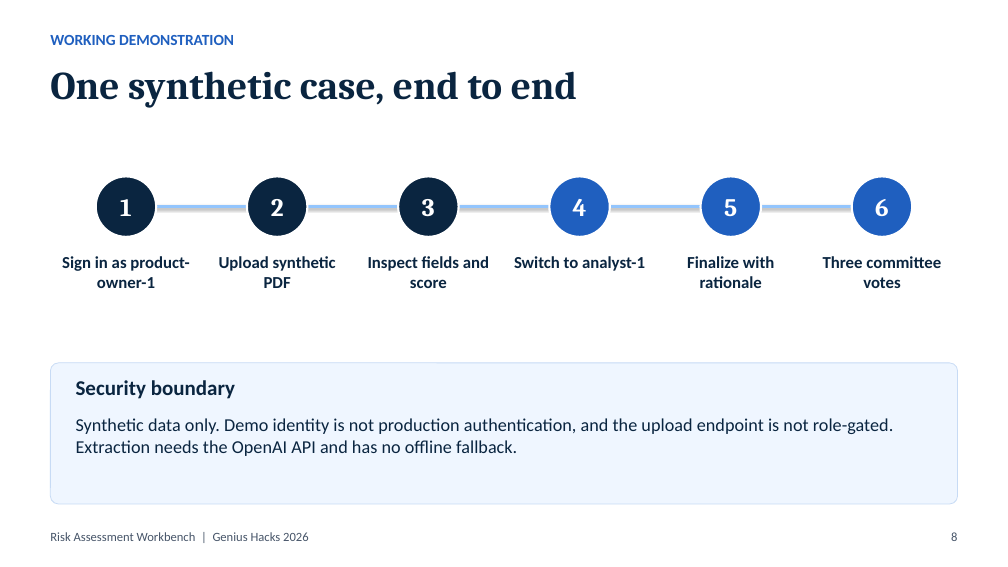
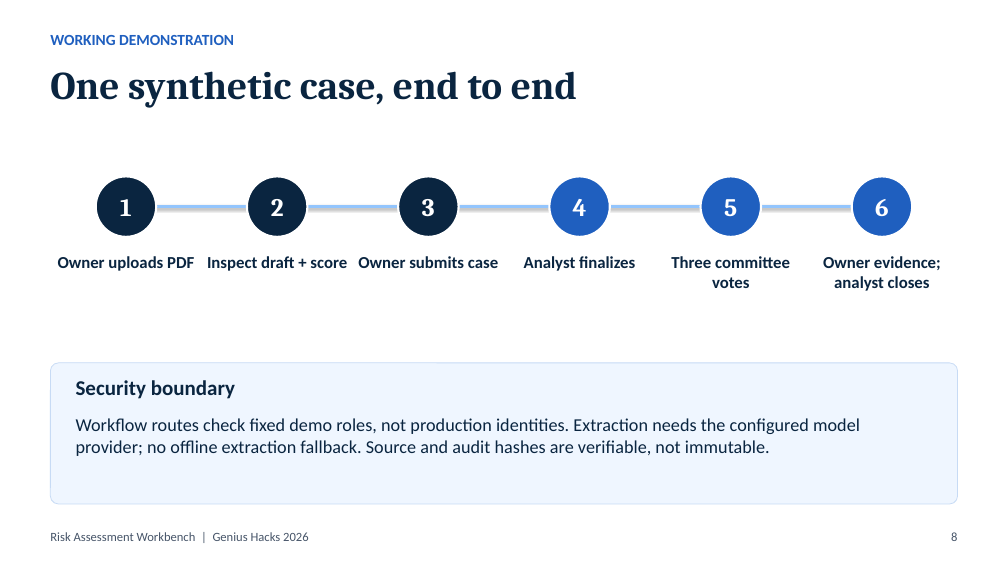
Before and after one commit to ebtenorio-myridius/geniushack3, a slide deck: slide 8 of docs/presentation/Risk_Assessment_Workbench_Genius_Hacks_2026.pptx. Drawn at 1008x567 pixels with LibreOffice and Linux fonts; fonts in the diff are those of the drawing. Boxes give left, top, right and bottom in pixels: in the first picture for what was removed or moved away, otherwise in the second. Text is boxed around its words. In the diff, an @@ line names an element or a change of style, - is before the commit and + after.

```diff
--- a/docs/presentation/Risk_Assessment_Workbench_Genius_Hacks_2026.pptx
+++ b/docs/presentation/Risk_Assessment_Workbench_Genius_Hacks_2026.pptx
@@ text at bbox=[58, 256, 194, 271]: text changed @@
-Sign in as product-owner-1
+Owner uploads PDF
@@ text at bbox=[207, 256, 347, 271]: text changed @@
-Upload synthetic PDF
+Inspect draft + score
@@ text at bbox=[358, 256, 498, 268]: text changed @@
-Inspect fields and score
+Owner submits case
@@ text at bbox=[524, 256, 635, 271]: text changed @@
-Switch to analyst-1
+Analyst finalizes
@@ text at bbox=[671, 256, 790, 288]: text changed @@
-Finalize with rationale
+Three committee votes
@@ text at bbox=[823, 256, 941, 291]: text changed @@
-Three committee votes
+Owner evidence; analyst closes
@@ text at bbox=[76, 418, 860, 456]: text changed @@
-Synthetic data only. Demo identity is not production authentication, and the upload endpoint is not role-gated. Extraction needs the OpenAI API and has no offline fallback.
+Workflow routes check fixed demo roles, not production identities. Extraction needs the configured model provider; no offline extraction fallback. Source and audit hashes are verifiable, not immutable.
```
Also in this commit, not shown: 4 other slides changed, 6 other files.
